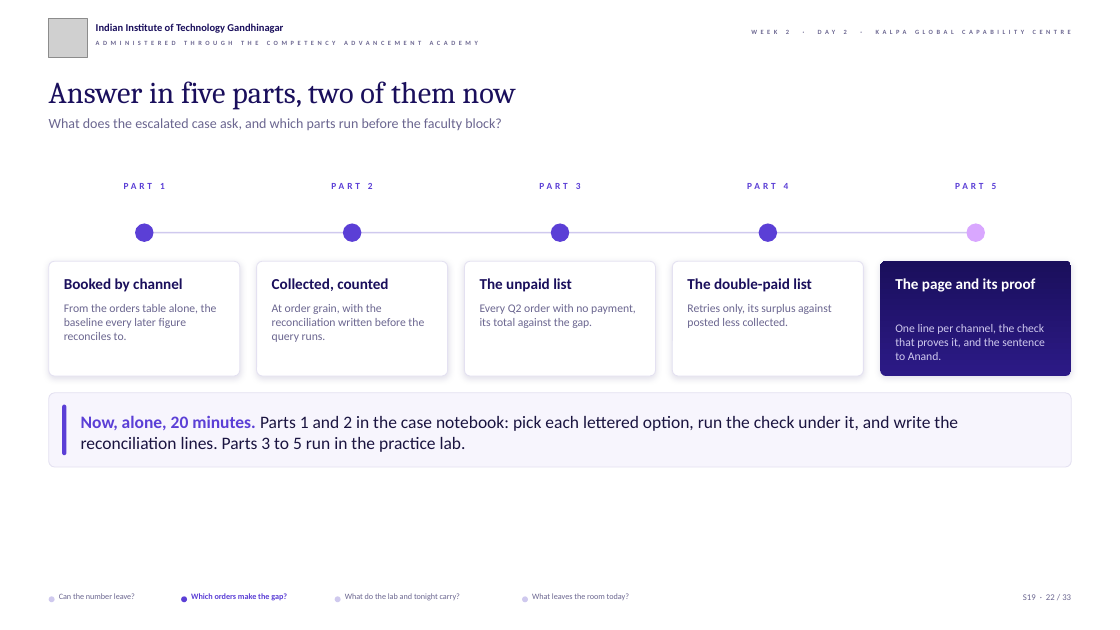
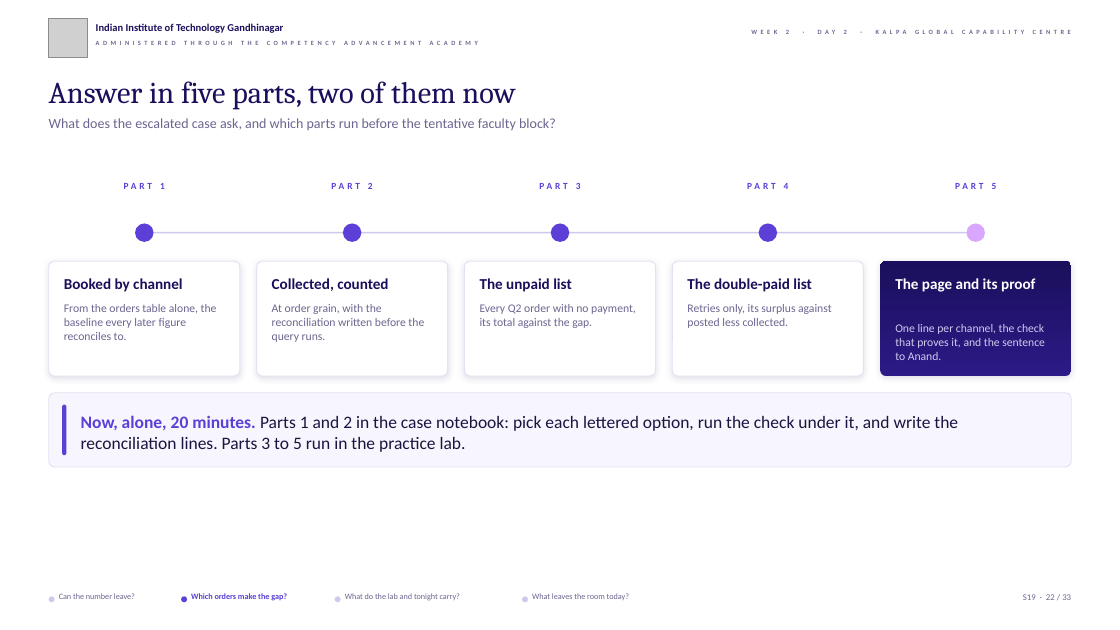
Before and after one commit to fde-academy-lab/c2-content-factory, a slide deck: slide 22 of content/W02/D2/slides/C2_W02_D02_half2_STUDENT.pptx. Drawn at 1120x630 pixels with LibreOffice and Linux fonts; fonts in the diff are those of the drawing; grey boxes stand for pictures; background and template pictures are left out. Boxes give left, top, right and bottom in pixels: in the first picture for what was removed or moved away, otherwise in the second. Text is boxed around its words. In the diff, an @@ line names an element or a change of style, - is before the commit and + after.

```diff
--- a/content/W02/D2/slides/C2_W02_D02_half2_STUDENT.pptx
+++ b/content/W02/D2/slides/C2_W02_D02_half2_STUDENT.pptx
@@ text at (x1=49, y1=118, x2=556, y2=130): text changed @@
-What does the escalated case ask, and which parts run before the faculty block?
+What does the escalated case ask, and which parts run before the tentative faculty block?
```
Also in this commit, not shown: 13 other slides changed, 4 other files.
